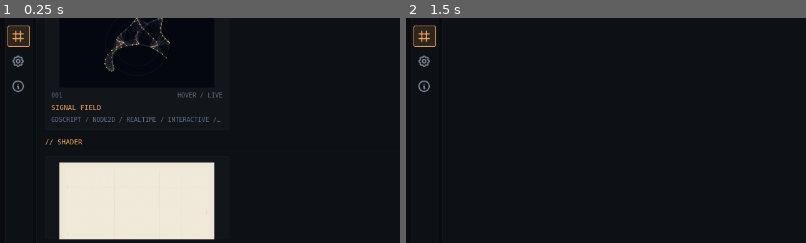
Above: before the commit, frames 1-2 (left to right).
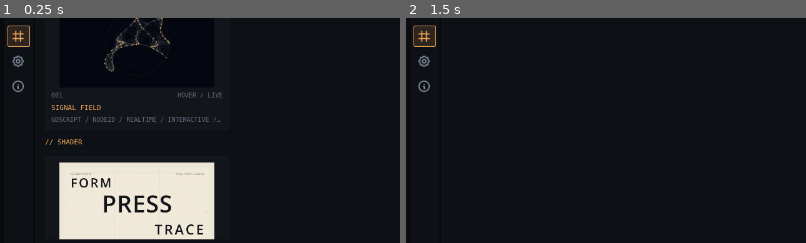
Above: after the commit, the same moments.

Repository: Rzbck/godot-creative-lab
Game: Godot game, scene res://app/main/main_runtime.tscn
The game is run twice, just before and just after one commit, with the same random seed, the same clock (stepped at 60 frames per second) and the same inputs.
Inputs (mouse positions are % of the whole screen's width and height, from its top left):
- Up to frame 1 (0.25 s): no input
- Up to frame 2 (1.5 s): click (51, 21) at 0.52 s; type "Alex" at 0.6 s; click "–" at 1.25 s
The pictures show only the part of the screen within x 0-50%, y 41-91%; the shares and areas given below are measured in that part.

The runs differ from the first frame. In frame 1, 1.2% of the frame differs, in the area x 17-51%, y 68-97%; in frame 2, nothing differs.

Commit message:
fix: layer 005 shader behind typography

Diff:
--- a/sketches/005_pressure_lattice/runtime/pressure_lattice.tscn
+++ b/sketches/005_pressure_lattice/runtime/pressure_lattice.tscn
@@ -6,11 +6,11 @@
 [sub_resource type="ShaderMaterial" id="ShaderMaterial_pressure_lattice"]
 shader = ExtResource("2")
 
-[node name="PressureLattice" type="Node2D"]
+[node name="RegisterType" type="Node2D"]
 script = ExtResource("1")
 
 [node name="ShaderSurface" type="ColorRect" parent="."]
-z_index = 1
+show_behind_parent = true
 mouse_filter = 2
 material = SubResource("ShaderMaterial_pressure_lattice")
 offset_right = 1280.0
